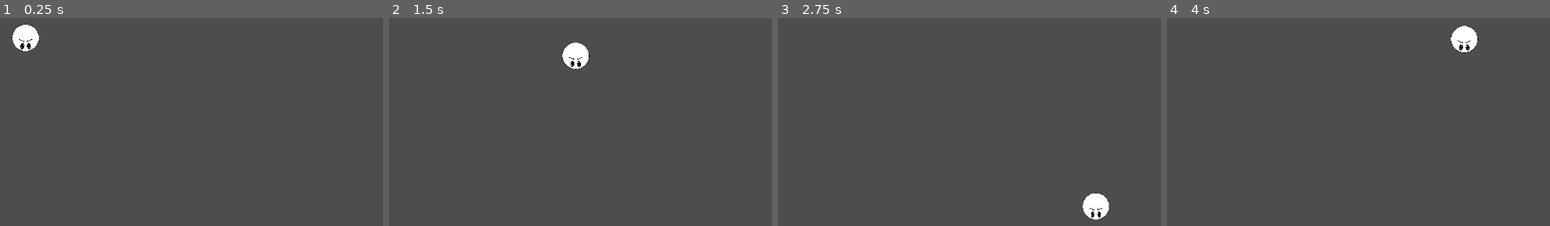
Above: before the commit, frames 1-4 (left to right).
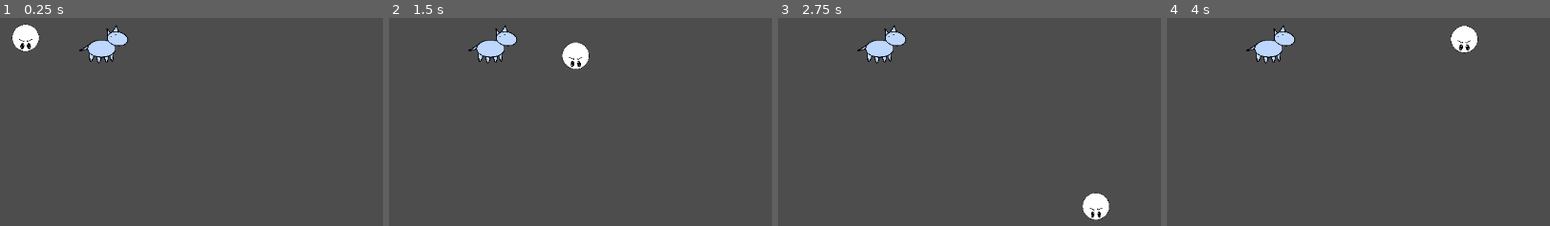
Above: after the commit, the same moments.

Repository: RandomPuddles/Un-Leashed
Game: Godot game, scene res://Scenes/main.tscn
Two runs of this game, one before a commit and one after it. Both use one fixed random seed, a clock stepped at 60 frames per second and the inputs below.
Inputs:
- Up to frame 1 (0.25 s): no input
- Up to frame 2 (1.5 s): tap Enter at 0.5 s; hold D (right) 0.53-1.28 s; hold S (down) from 1.28 s (still down)
- Up to frame 3 (2.75 s): release S (down) at 2.03 s; hold D (right) from 2.03 s (still down)
- Up to frame 4 (4 s): release D (right) at 2.78 s; hold W (up) 2.78-3.53 s; hold A (left) from 3.53 s (still down)

The runs differ from the first frame. In frame 1, 1.0% of the frame differs, in the area x 20-34%, y 3-23%; in frame 2, 1.0%; in frame 3, 1.0%; in frame 4, 1.0%.

Commit message:
Added dog visual and hitboxes. Layered player visually in front of dog.

Diff:
--- a/un-leashed/Scenes/dog.tscn
+++ b/un-leashed/Scenes/dog.tscn
@@ -1,17 +1,54 @@
 [gd_scene format=3 uid="uid://brxjbel0fpejn"]
 
+[ext_resource type="Texture2D" uid="uid://ce0brhjq5bvdq" path="res://Assets/dog placeholder.png" id="1_nvlu8"]
+
+[sub_resource type="CircleShape2D" id="CircleShape2D_uny1q"]
+radius = 17.659063
+
+[sub_resource type="CircleShape2D" id="CircleShape2D_y1yv2"]
+radius = 20.548769
+
+[sub_resource type="CircleShape2D" id="CircleShape2D_nvlu8"]
+radius = 278.01617
+
+[sub_resource type="CircleShape2D" id="CircleShape2D_bno1h"]
+radius = 50.0
+
 [node name="Node2D" type="RigidBody2D" unique_id=1030532302]
+collision_layer = 2
+collision_mask = 2
+gravity_scale = 0.0
+lock_rotation = true
+linear_damp_mode = 1
+linear_damp = 1.515
 
-[node name="Sprite2D" type="AnimatedSprite2D" parent="." unique_id=353950197]
+[node name="Sprite2D" type="Sprite2D" parent="." unique_id=485582528]
+scale = Vector2(0.11790062, 0.11790062)
+texture = ExtResource("1_nvlu8")
+
+[node name="CollisionShape2D2" type="CollisionShape2D" parent="." unique_id=195772110]
+position = Vector2(18, -9)
+rotation = 0.49457276
+scale = Vector2(0.85262257, 0.59519553)
+skew = 0.3623935
+shape = SubResource("CircleShape2D_uny1q")
 
 [node name="CollisionShape2D" type="CollisionShape2D" parent="." unique_id=459081269]
+position = Vector2(-6, 6)
+scale = Vector2(1.0543429, 0.57189095)
+shape = SubResource("CircleShape2D_y1yv2")
 
 [node name="LeashAnchor" type="Marker2D" parent="." unique_id=1031097561]
 
 [node name="DetectionArea" type="Area2D" parent="." unique_id=1507047442]
 
 [node name="CollisionShape2D" type="CollisionShape2D" parent="DetectionArea" unique_id=9329727]
+scale = Vector2(0.7857534, 0.7857534)
+shape = SubResource("CircleShape2D_nvlu8")
 
 [node name="BiteArea" type="Area2D" parent="." unique_id=1041110088]
 
 [node name="CollisionShape2D" type="CollisionShape2D" parent="BiteArea" unique_id=1096646371]
+position = Vector2(3, 0.9999999)
+scale = Vector2(1.0504329, 0.8760216)
+shape = SubResource("CircleShape2D_bno1h")
--- a/un-leashed/Scenes/main.tscn
+++ b/un-leashed/Scenes/main.tscn
@@ -1,8 +1,12 @@
 [gd_scene format=3 uid="uid://cwe8yf8duqxsa"]
 
 [ext_resource type="PackedScene" uid="uid://clupon7dui6qi" path="res://Scenes/player.tscn" id="1_jjgbg"]
+[ext_resource type="PackedScene" uid="uid://brxjbel0fpejn" path="res://Scenes/dog.tscn" id="2_bo1nx"]
 
 [node name="Node2D2" type="Node2D" unique_id=91032526]
 
 [node name="Node2D2" parent="." unique_id=447015847 instance=ExtResource("1_jjgbg")]
 position = Vector2(513, 362)
+
+[node name="Node2D" parent="." unique_id=1030532302 instance=ExtResource("2_bo1nx")]
+position = Vector2(634, 372)
--- a/un-leashed/Scenes/player.tscn
+++ b/un-leashed/Scenes/player.tscn
@@ -7,9 +7,10 @@
 radius = 21.0
 
 [sub_resource type="CircleShape2D" id="CircleShape2D_v0iea"]
-radius = 20.0
+radius = 46.010868
 
 [node name="Node2D2" type="RigidBody2D" unique_id=447015847]
+z_index = 1
 gravity_scale = 0.0
 lock_rotation = true
 linear_damp_mode = 1
@@ -17,6 +18,7 @@
 script = ExtResource("1_v0iea")
 
 [node name="CollisionShape2D" type="CollisionShape2D" parent="." unique_id=1785335819]
+scale = Vector2(1.0048665, 1)
 shape = SubResource("CircleShape2D_f60y1")
 
 [node name="Sprite2D" type="Sprite2D" parent="." unique_id=1111258043]
